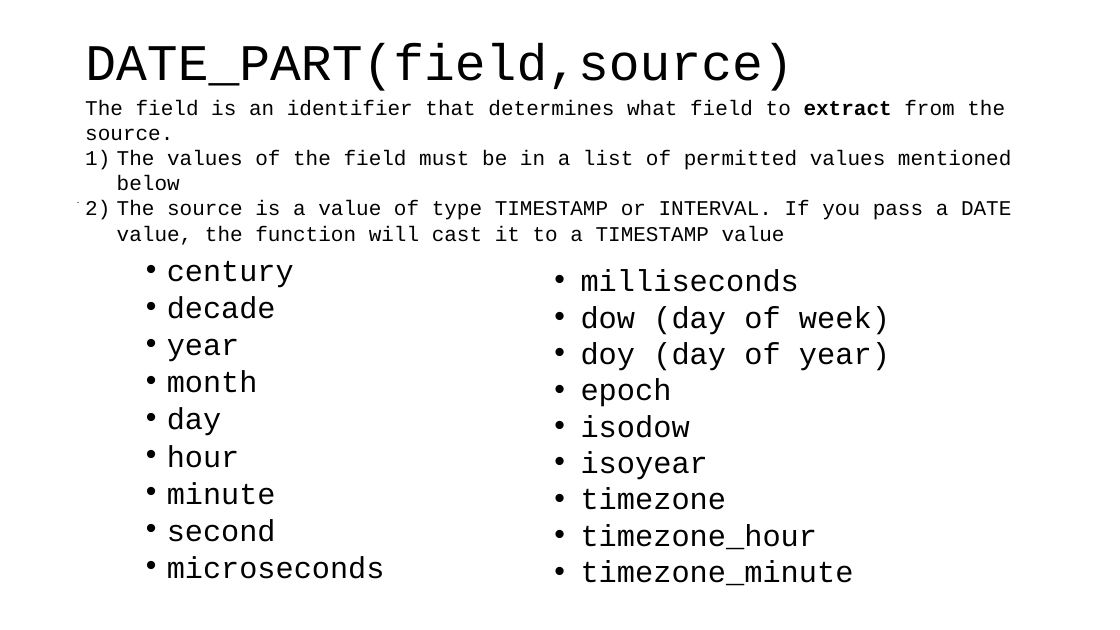
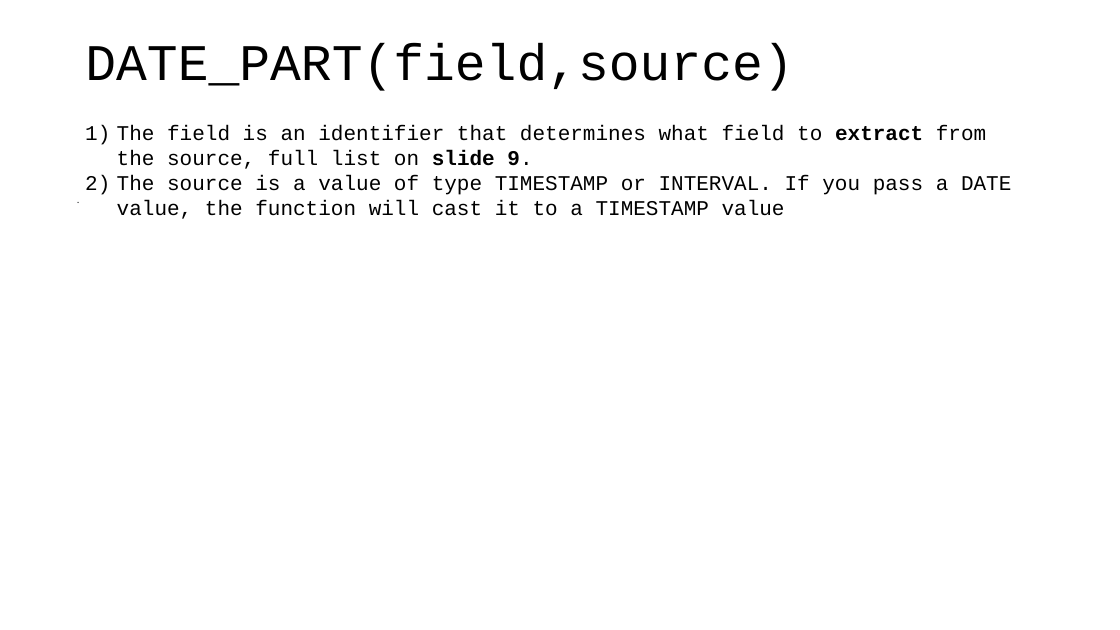
Before and after one commit to VadimAcosta/timestamps_and_intervals, a slide deck: slide 38 of times_and_dates.pptx (slide 39 before the commit). Drawn at 1120x630 pixels with LibreOffice and Linux fonts; fonts in the diff are those of the drawing. Boxes give left, top, right and bottom in pixels: in the first picture for what was removed or moved away, otherwise in the second. Text is boxed around its words. In the diff, an @@ line names an element or a change of style, - is before the commit and + after.

```diff
--- a/times_and_dates.pptx
+++ b/times_and_dates.pptx
@@ text at [117, 125, 986, 169]: text changed @@
-The field is an identifier that determines what field to extract from the source.
-1) The values of the field must be in a list of permitted values mentioned below
+1) The field is an identifier that determines what field to extract from the source, full list on slide 9.
@@ text removed at [167, 261, 385, 579] @@
-• century
-• decade
-• year
-• month
-• day
-• hour
-• minute
-• second
-• microseconds
@@ text removed at [581, 269, 890, 586] @@
-• milliseconds
-• dow (day of week)
-• doy (day of year)
-• epoch
-• isodow
-• isoyear
-• timezone
-• timezone_hour
-• timezone_minute
```
Also in this commit, not shown: 23 other slides changed, 14 slides added, 9 slides removed.
